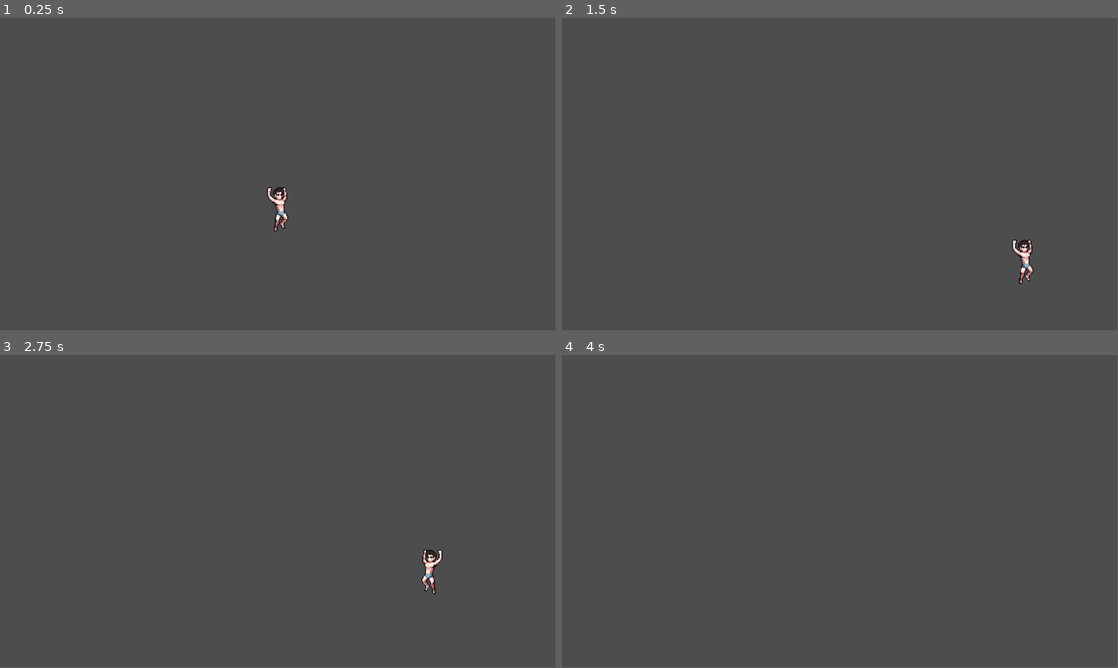
Above: before the commit, frames 1-4 (two rows, left to right).
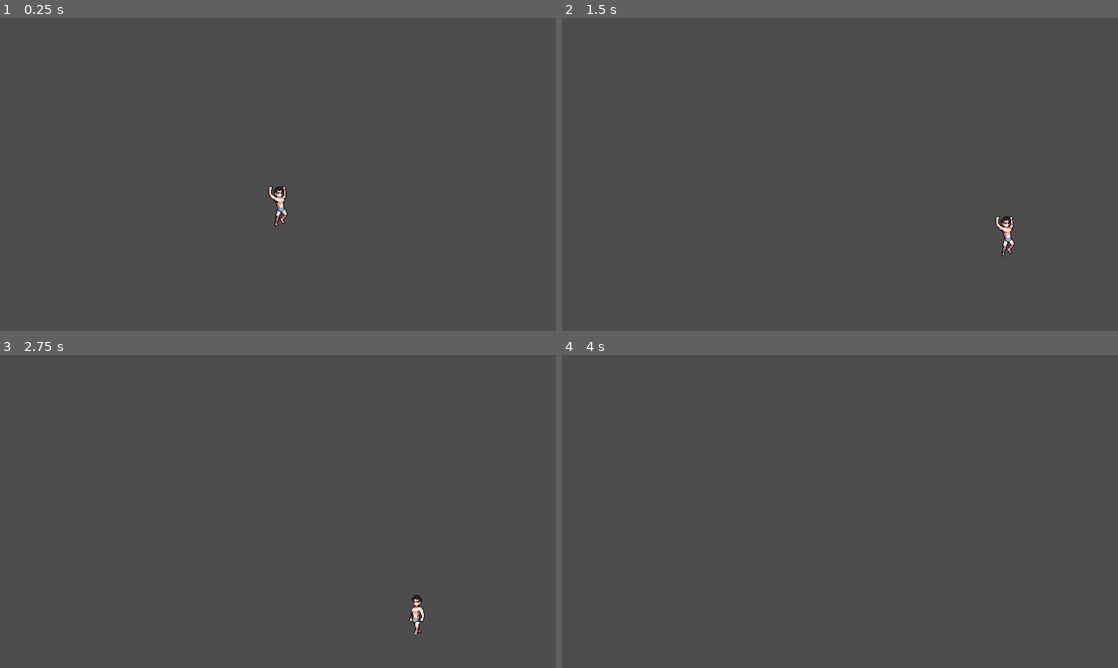
Above: after the commit, the same moments.

Repository: Archmagoz/MercenaryTrader
Game: Godot game, scene res://Level/Debug/Debug.tscn
Two runs of this game, one before a commit and one after it. Both use one fixed random seed, a clock stepped at 60 frames per second and the inputs below.
Inputs:
- Up to frame 1 (0.25 s): no input
- Up to frame 2 (1.5 s): tap Enter (ui_accept) at 0.5, 0.6, 0.77, 1.07, 1.35 s; hold Right (ui_right) from 0.53 s (still down)
- Up to frame 3 (2.75 s): tap Enter (ui_accept) at 1.52, 1.82, 2.1 s; release Right (ui_right) at 2.03 s; hold Left (ui_left) from 2.03 s (still down)
- Up to frame 4 (4 s): release Left (ui_left) at 2.78 s; hold Right (ui_right) from 2.78 s (still down); tap Enter (ui_accept) at 2.85, 3.02, 3.32, 3.6, 3.77 s
In our replay, the window is 799x449 before the commit and 800x450 after it. These sizes can differ from the game's own. Grey fills any space a smaller window leaves; there, only what the larger window draws over its background counts as a difference.

The runs differ from the first frame. In frame 1, 0.3% of the frame differs, in the area x 48-52%, y 53-69%; in frame 2, 0.5%, in the area x 78-85%, y 63-86%; in frame 3, 0.5%; in frame 4, only the window size differs.

Commit message:
small otimization

Diff:
--- a/Entities/Player/Components/AnimationControl.gd
+++ b/Entities/Components/AnimationController.gd
@@ -1,14 +1,15 @@
 extends Node2D
 
-class_name AnimationControl
+class_name AnimationController
 
 @onready var body  := $"../Body"
 @onready var hair  := $"../Hair"
-
 var current_animation := "none"
 var current_direction := 1.0
+var animateded_sprites := []
 
 func _ready() -> void:
+	animateded_sprites = [body, hair]
 	set_animation("idle")
 
 func set_animation(new_animation: String) -> void:
@@ -16,16 +17,18 @@
 		return
 
 	current_animation = new_animation
-	body.play(new_animation)
-	hair.play(new_animation)
+
+	for animateded_sprite in animateded_sprites:
+		animateded_sprite.play(new_animation)
 
 func set_direction(new_direction: float) -> void:
 	if new_direction == current_direction:
 		return
 
 	current_direction = new_direction
-	body.scale.x = new_direction
-	hair.scale.x = new_direction
+
+	for animateded_sprite in animateded_sprites:
+		animateded_sprite.scale.x = new_direction
 
 func idle() -> void:
 	set_animation("idle")
@@ -44,15 +47,22 @@
 
 	set_animation("jump")
 
+func die() -> void:
+	set_animation("die")
+
 func handle_animation(animation: String, direction: float, is_on_floor: bool) -> void:
-	if not is_on_floor:
+	if animation == "jump" or not is_on_floor:
 		jump(direction)
 		return
 
 	match animation:
-		"idle":
-			idle()
 		"walk":
 			walk(direction)
 		"run":
 			run(direction)
+		"die":
+			die()
+		"idle":
+			idle()
+		_:
+			idle()
--- /dev/null
+++ b/Entities/Components/AnimationController.tscn
@@ -0,0 +1,6 @@
+[gd_scene load_steps=2 format=3 uid="uid://cli0cfddfbxtj"]
+
+[ext_resource type="Script" uid="uid://bijasmqqanvp8" path="res://Entities/Components/AnimationController.gd" id="1_lai2c"]
+
+[node name="AnimationController" type="Node2D"]
+script = ExtResource("1_lai2c")
--- /dev/null
+++ b/Entities/Components/SpeedController.gd
@@ -0,0 +1,8 @@
+extends Node2D
+
+class_name SpeedController
+
+@export var jump_speed := -400.0
+@export var max_speed := 1000.0
+@export var min_speed := 50.0
+@export var speed := 200.0
--- /dev/null
+++ b/Entities/Components/SpeedController.tscn
@@ -0,0 +1,6 @@
+[gd_scene load_steps=2 format=3 uid="uid://biwr4q0uxk38u"]
+
+[ext_resource type="Script" uid="uid://k3pis2pn6fpk" path="res://Entities/Components/SpeedController.gd" id="1_2l4i8"]
+
+[node name="SpeedController" type="Node2D"]
+script = ExtResource("1_2l4i8")
--- a/Entities/Player/Components/AnimationControl.tscn
+++ /dev/null
@@ -1,6 +0,0 @@
-[gd_scene load_steps=2 format=3 uid="uid://cli0cfddfbxtj"]
-
-[ext_resource type="Script" uid="uid://btdujfvv6f456" path="res://Entities/Player/Components/AnimationControl.gd" id="1_2y1ut"]
-
-[node name="AnimationControl" type="Node2D"]
-script = ExtResource("1_2y1ut")
--- a/Entities/Player/Components/Player.gd
+++ b/Entities/Player/Components/Player.gd
@@ -1,9 +1,7 @@
 extends CharacterBody2D
 
-const JUMP_VELOCITY = -500.0
-const SPEED = 200.0
-
-@onready var animation := $AnimationControl
+@export var animation: AnimationController
+@export var speed_controller: SpeedController
 
 func _physics_process(delta: float) -> void:
 	_handle_movement(delta)
@@ -17,14 +15,14 @@
 		velocity += get_gravity() * delta
 
 	if Input.is_action_just_pressed("ui_accept") and on_floor:
-		velocity.y = JUMP_VELOCITY
+		velocity.y = speed_controller.jump_speed
 		target_animation = "jump"
 
 	if direction != 0:
-		velocity.x = direction * SPEED
+		velocity.x = direction * speed_controller.speed
 		target_animation = "walk"
 	else:
-		velocity.x = move_toward(velocity.x, 0, SPEED)
+		velocity.x = move_toward(velocity.x, 0, speed_controller.speed)
 		target_animation = "idle"
 
 	animation.handle_animation(target_animation, direction, on_floor)
--- a/Entities/Player/Male/PlayerMale.tscn
+++ b/Entities/Player/Male/PlayerMale.tscn
@@ -1,9 +1,10 @@
-[gd_scene load_steps=98 format=3 uid="uid://bb06s8ko4g3d3"]
-
-[ext_resource type="Texture2D" uid="uid://0pmnwpodf72o" path="res://Entities/Player/Male/Aseets/Body/Skin1.png" id="1_7yw41"]
-[ext_resource type="Script" uid="uid://bu2nope47x8u" path="res://Entities/Player/Components/Player.gd" id="1_ye07v"]
-[ext_resource type="Texture2D" uid="uid://b3kt2mr5sgh1q" path="res://Entities/Player/Male/Aseets/Hair/Hair1.png" id="2_hycvx"]
-[ext_resource type="PackedScene" uid="uid://cli0cfddfbxtj" path="res://Entities/Player/Components/AnimationControl.tscn" id="3_qh6lv"]
+[gd_scene load_steps=99 format=3 uid="uid://bb06s8ko4g3d3"]
+
+[ext_resource type="Texture2D" uid="uid://dv4malr470tsg" path="res://Entities/Player/Male/Aseets/Body/Skin1.png" id="1_7yw41"]
+[ext_resource type="Script" uid="uid://c7lhi1oji330g" path="res://Entities/Player/Components/Player.gd" id="1_ye07v"]
+[ext_resource type="Texture2D" uid="uid://dl4838oy7v73b" path="res://Entities/Player/Male/Aseets/Hair/Hair1.png" id="2_hycvx"]
+[ext_resource type="PackedScene" uid="uid://cli0cfddfbxtj" path="res://Entities/Components/AnimationController.tscn" id="3_qh6lv"]
+[ext_resource type="PackedScene" uid="uid://biwr4q0uxk38u" path="res://Entities/Components/SpeedController.tscn" id="5_r06ws"]
 
 [sub_resource type="AtlasTexture" id="AtlasTexture_miv4b"]
 atlas = ExtResource("1_7yw41")
@@ -715,10 +716,12 @@
 radius = 7.0
 height = 44.0
 
-[node name="PlayerMale" type="CharacterBody2D"]
+[node name="PlayerMale" type="CharacterBody2D" node_paths=PackedStringArray("animation", "speed_controller")]
 texture_filter = 1
 scale = Vector2(-1, 1)
 script = ExtResource("1_ye07v")
+animation = NodePath("AnimationController")
+speed_controller = NodePath("SpeedController")
 
 [node name="Body" type="AnimatedSprite2D" parent="."]
 sprite_frames = SubResource("SpriteFrames_xmc8t")
@@ -732,4 +735,6 @@
 position = Vector2(0, 11)
 shape = SubResource("CapsuleShape2D_7yw41")
 
-[node name="AnimationControl" parent="." instance=ExtResource("3_qh6lv")]
+[node name="AnimationController" parent="." instance=ExtResource("3_qh6lv")]
+
+[node name="SpeedController" parent="." instance=ExtResource("5_r06ws")]
--- a/project.godot
+++ b/project.godot
@@ -13,6 +13,12 @@
 config/name="Mercenary Trader"
 run/main_scene="uid://be8ci3xyc3m05"
 config/features=PackedStringArray("4.5", "Forward Plus")
-config/icon="uid://dgiqmb34gvdj5"
+config/icon="uid://cv8jafxotv0xw"
 config/macos_native_icon="res://icon.ico"
 config/windows_native_icon="res://icon.ico"
+
+[display]
+
+window/size/viewport_width=1280
+window/size/viewport_height=720
+window/size/resizable=false
